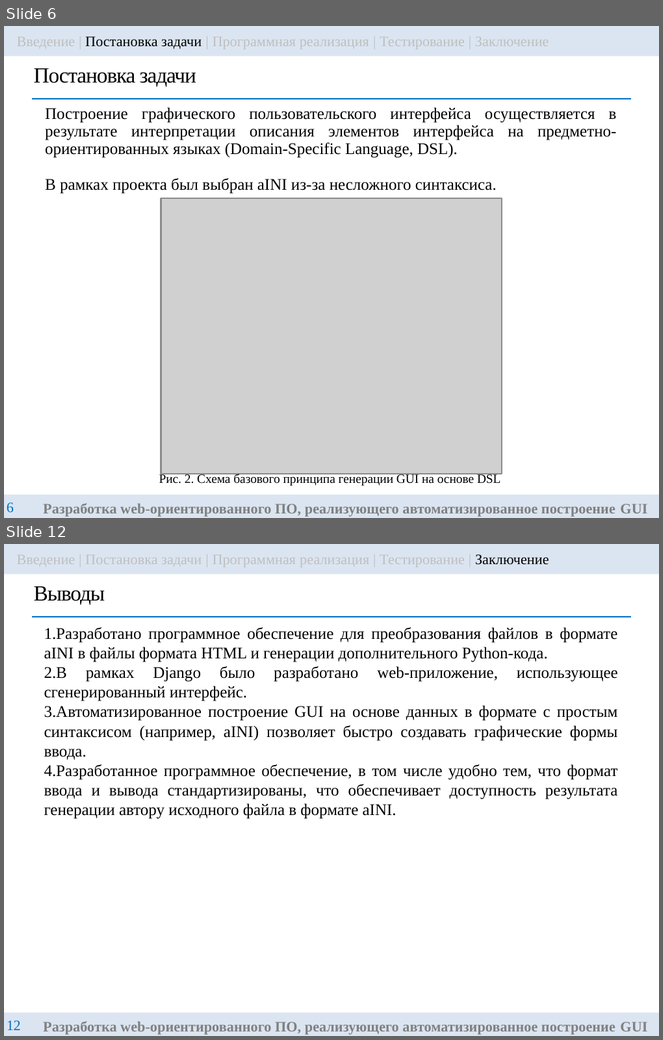
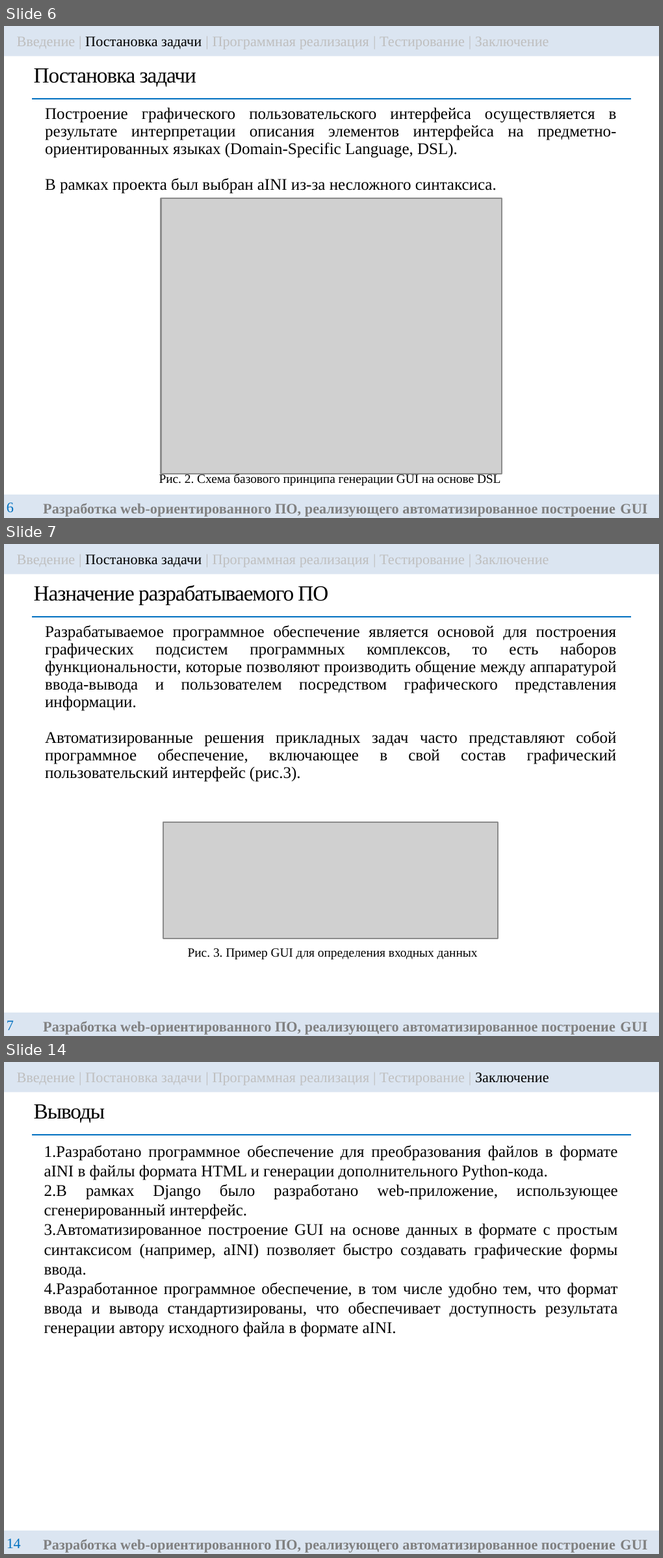
Before and after one commit to ITesserakt/Kodept, a slide deck: 04 - ВКРы/2022-2023 - Разр.библ.функций на языке Python автомат.построения GUI/rndhpc_vkr_pres_gui_2023_83_VasilyanA.pptx. Shown one above the other, each under a label of ours: slides 6 and 12 before the commit, slides 6, 7 and 14 after it; the slides between them are not shown. The pictures are 663x1040 and 663x1558 pixels, drawn with LibreOffice and Linux fonts; fonts in the diff are those of the drawing; grey boxes stand for pictures. Boxes give left, top, right and bottom in pixels: in the first picture for what was removed or moved away, otherwise in the second. Text is boxed around its words. In the diff, an @@ line names an element or a change of style, - is before the commit and + after.

```diff
--- a/04 - ВКРы/2022-2023 - Разр.библ.функций на языке Python автомат.построения GUI/rndhpc_vkr_pres_gui_2023_83_VasilyanA.pptx
+++ b/04 - ВКРы/2022-2023 - Разр.библ.функций на языке Python автомат.построения GUI/rndhpc_vkr_pres_gui_2023_83_VasilyanA.pptx
@@ slide 7 added at <box>4,544,659,1036</box>, background #FFFFFF @@
@@ rectangle added at <box>4,544,659,575</box>, fill #4F81BD at 20% opacity, 8 pt, text #BFBFBF @@
+Введение | Постановка задачи | Программная реализация | Тестирование | Заключение
@@ text added at <box>34,585,328,605</box>, 12 pt, text #000000 @@
+Назначение разрабатываемого ПО
@@ line added from (33, 617) to (632, 617), #0070C0 0.75 pt @@
@@ text added at <box>45,625,617,782</box>, 9 pt, text #000000 @@
+Разрабатываемое программное обеспечение является основой для построения графических подсистем программных комплексов, то есть наборов функциональности, которые позволяют производить общение между аппаратурой ввода-вывода и пользователем посредством графического представления информации.
+Автоматизированные решения прикладных задач часто представляют собой программное обеспечение, включающее в свой состав графический пользовательский интерфейс (рис.3).
@@ picture added at <box>164,822,498,938</box> @@
@@ text added at <box>188,948,478,959</box>, 7 pt, text #000000 @@
+Рис. 3. Пример GUI для определения входных данных
@@ rectangle added at <box>4,1012,659,1036</box>, fill #4F81BD at 20% opacity, 8 pt, text #808080, bold @@
+Разработка web-ориентированного ПО, реализующего автоматизированное построение GUI
@@ page number added at <box>7,1020,14,1030</box>, 8 pt, text #0070C0 @@
+7
@@ what was slide 12 is now slide 14 @@
@@ page number at <box>7,1538,21,1548</box>: text changed @@
-12
+14
```
Also in this commit, not shown: 8 slides changed, 1 other slide added, 4 other files.
